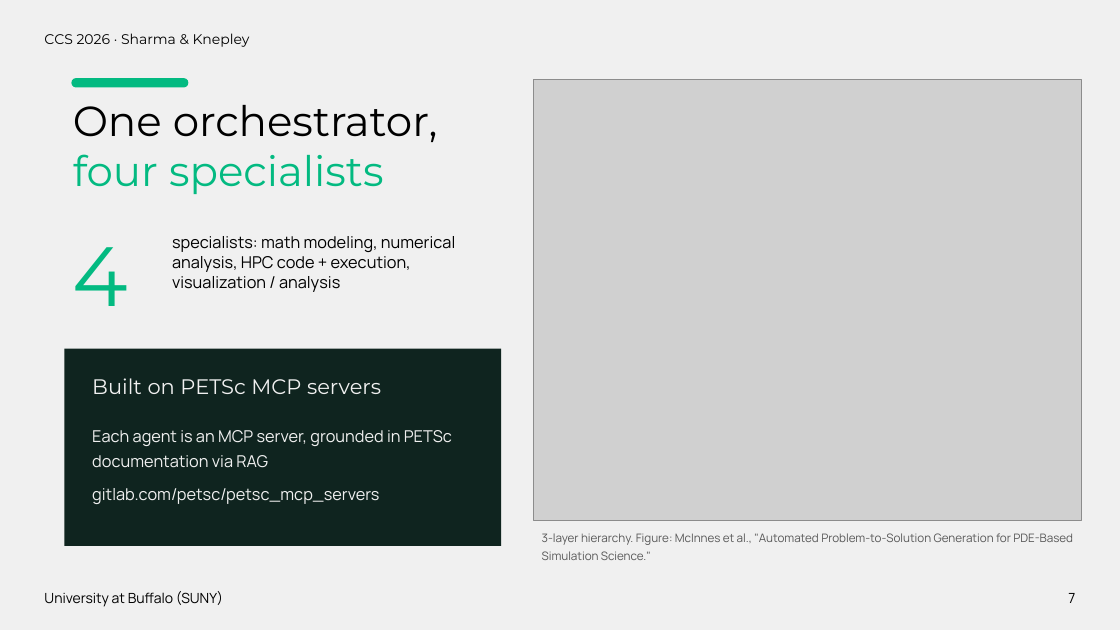
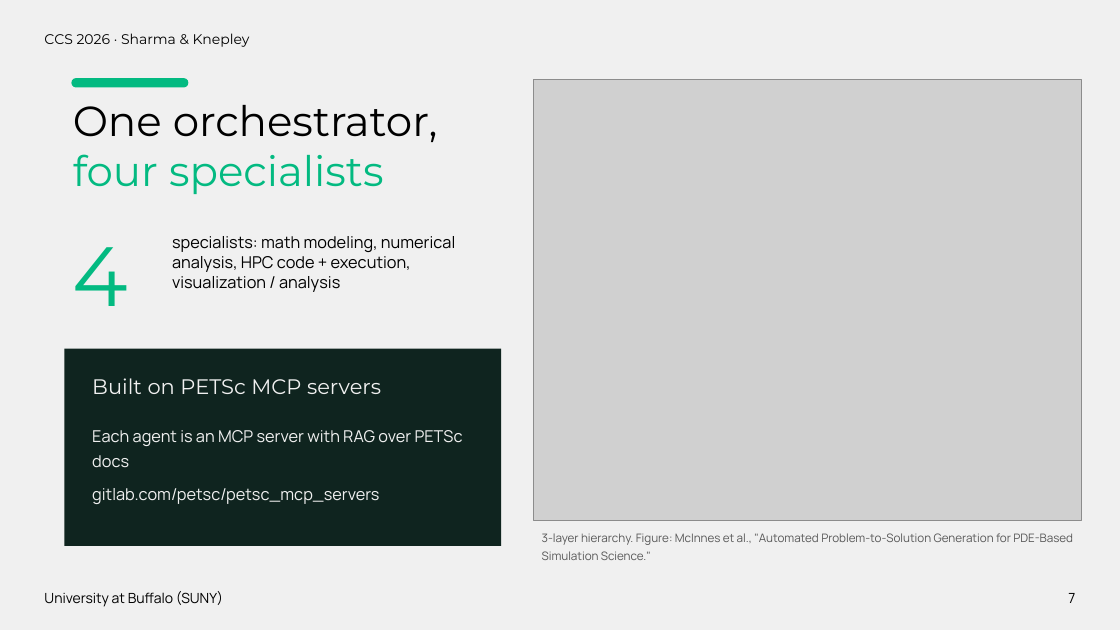
Before and after one commit to engineer-scientist/ccs2026-structure-preserving-plasma, a slide deck: slide 7 of presentation/CCS2026_Sharma_StructurePreservingPlasma.pptx. Drawn at 1120x630 pixels with LibreOffice and Linux fonts; fonts in the diff are those of the drawing; grey boxes stand for pictures. Boxes give left, top, right and bottom in pixels: in the first picture for what was removed or moved away, otherwise in the second. Text is boxed around its words. In the diff, an @@ line names an element or a change of style, - is before the commit and + after.

```diff
--- a/presentation/CCS2026_Sharma_StructurePreservingPlasma.pptx
+++ b/presentation/CCS2026_Sharma_StructurePreservingPlasma.pptx
@@ text at box(92, 430, 463, 468): text changed @@
-Each agent is an MCP server, grounded in PETSc documentation via RAG
+Each agent is an MCP server with RAG over PETSc docs
```
Also in this commit, not shown: 9 other slides changed, 1 other file.
